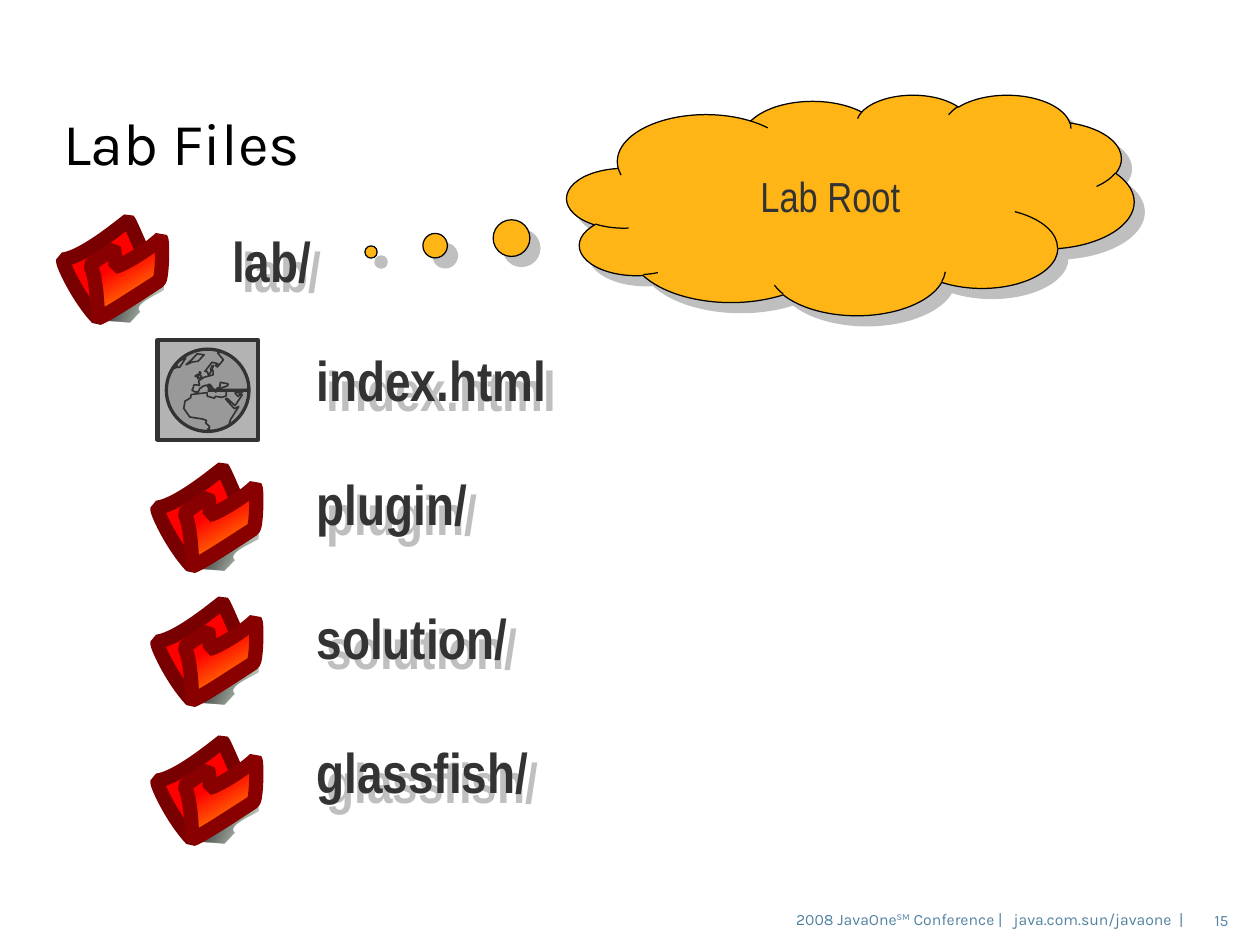
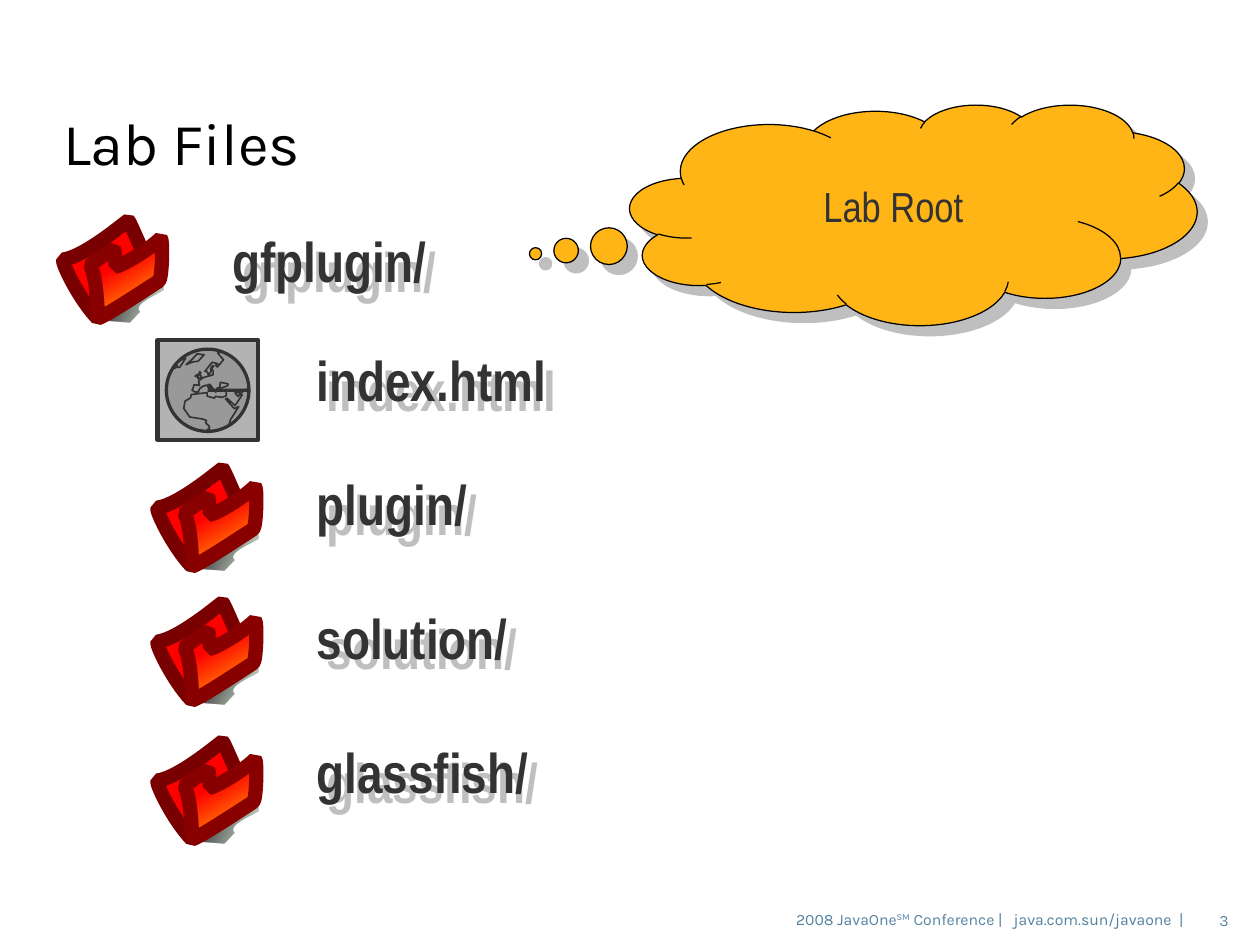
Before and after one commit to javaee/glassfish, a slide deck: slide 3 of v3/admingui/j1plugin/gfplugin/4520_gfplugin.odp (slide 15 before the commit). Drawn at 1260x945 pixels with LibreOffice and Linux fonts; fonts in the diff are those of the drawing; background and template pictures are left out. Boxes give left, top, right and bottom in pixels: in the first picture for what was removed or moved away, otherwise in the second. Text is boxed around its words. In the diff, an @@ line names an element or a change of style, - is before the commit and + after.

```diff
--- a/v3/admingui/j1plugin/gfplugin/4520_gfplugin.odp
+++ b/v3/admingui/j1plugin/gfplugin/4520_gfplugin.odp
@@ thought cloud "Lab Root": place and size @@
-thought cloud "Lab Root" at [567, 94, 1134, 315]
+thought cloud "Lab Root" at [630, 105, 1197, 325]
@@ thought cloud "Lab Root" at [630, 105, 1197, 325]: proportions changed @@
@@ text at [232, 237, 426, 292]: text changed @@
-lab/
+gfplugin/
@@ page number at [1219, 916, 1228, 926]: text changed @@
-15
+3
```
Also in this commit, not shown: 17 other slides changed, 1 slide removed.
